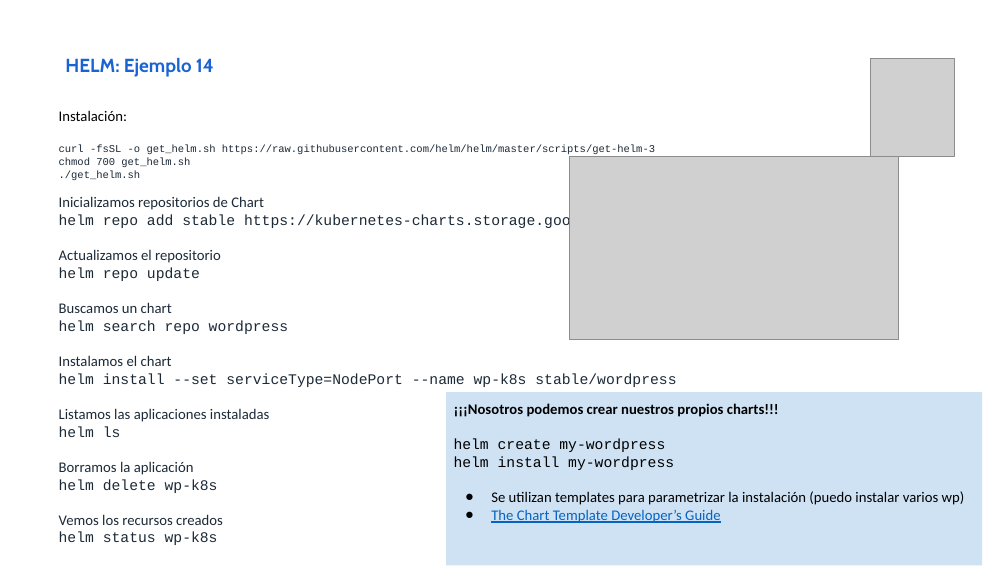
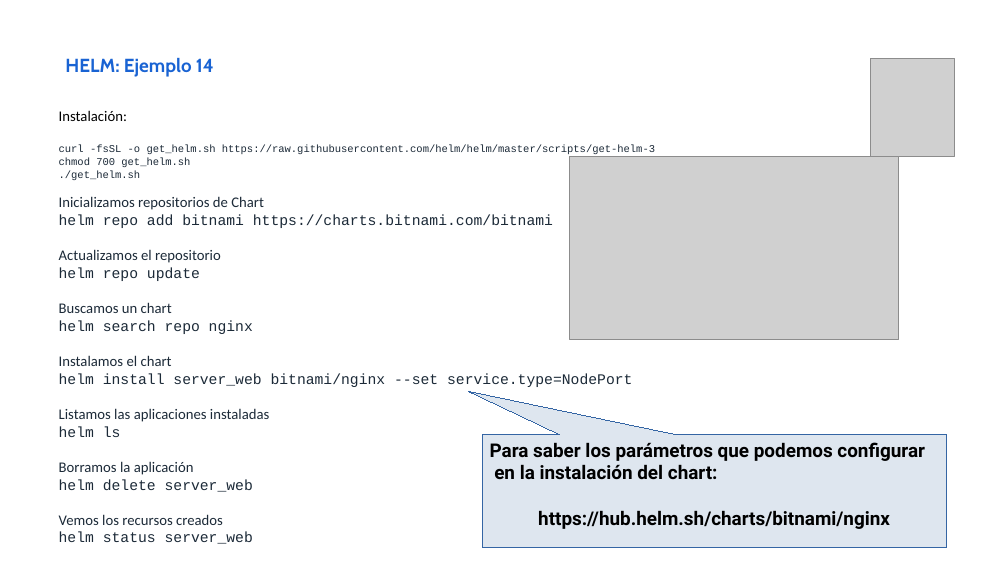
Before and after one commit to iesgn/curso_kubernetes_2020, a slide deck: slide 27 of unidad4/presentacion_unidad4.odp. Drawn at 1008x567 pixels with LibreOffice and Linux fonts; fonts in the diff are those of the drawing; grey boxes stand for pictures. Boxes give left, top, right and bottom in pixels: in the first picture for what was removed or moved away, otherwise in the second. Text is boxed around its words. In the diff, an @@ line names an element or a change of style, - is before the commit and + after.

Commit message:
helm

```diff
--- a/unidad4/presentacion_unidad4.odp
+++ b/unidad4/presentacion_unidad4.odp
@@ text at box(59, 214, 553, 228): text changed @@
-helm repo add stable https://kubernetes-charts.storage.googleapis.com/
+helm repo add bitnami https://charts.bitnami.com/bitnami
@@ text at box(59, 320, 253, 334): text changed @@
-helm search repo wordpress
+helm search repo nginx
@@ text at box(59, 373, 632, 387): text changed @@
-helm install --set serviceType=NodePort --name wp-k8s stable/wordpress
+helm install server_web bitnami/nginx --set service.type=NodePort
@@ rectangle removed at box(446, 392, 982, 566) @@
-¡¡¡Nosotros podemos crear nuestros propios charts!!!
-helm create my-wordpress
-helm install my-wordpress
-● Se utilizan templates para parametrizar la instalación (puedo instalar varios wp)
-● The Chart Template Developer’s Guide
@@ speech box added at box(482, 435, 947, 548), fill #DEE6EF, outline #3465A4 0 pt, 18 pt, text #000000, bold @@
+Para saber los parámetros que podemos configurar
+en la instalación del chart:
+https://hub.helm.sh/charts/bitnami/nginx
@@ text at box(59, 479, 253, 492): text changed @@
-helm delete wp-k8s
+helm delete server_web
@@ text at box(59, 532, 253, 544): text changed @@
-helm status wp-k8s
+helm status server_web
```
Also in this commit, not shown: 3 other slides changed, 1 slide added, 7 other files.
